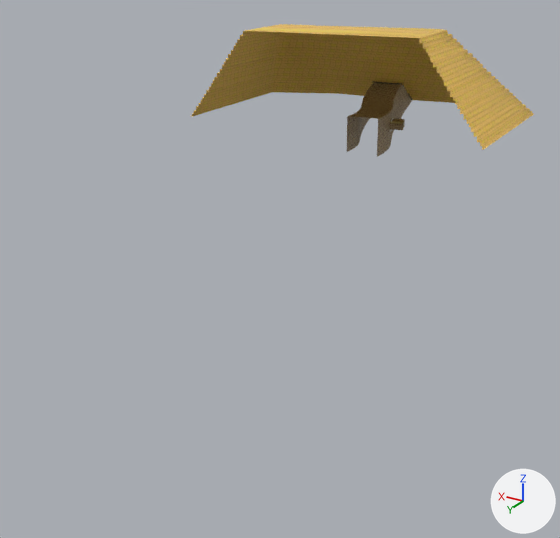
One commit to the Blender file Blender Models/SandGlide/SandGlide.blend: the scene before it, then after it.
The view is the same before and after, from a 50 mm camera at (-114.0, 315.0, 49.0) aimed at (3.0, 119.0, -49.0). The axes (+X, +Y, +Z) are drawn at lower right. The lights are the same throughout.

Script lines for the objects in view, before the commit:
```python
me_plane_013 = bpy.data.meshes.new('Plane.013')
me_plane_013.from_pydata(...)  # 630 vertices, 531 faces; spans x -45.6..59.2, y -5.1..60.0, z -2.2..29.4
me_plane_013.polygons.foreach_set('use_smooth', [True] * 531)
me_plane_013.materials.append(mat_capsuleout_png)  # picture img_capsuleout_png
me_plane_018 = bpy.data.meshes.new('Plane.018')
me_plane_018.from_pydata(...)  # 132 vertices, 117 faces; spans x -19.9..0.1, y -1.2..40.7, z -11.5..8.2
me_plane_018.materials.append(mat_kz_sdblock00_png)  # picture img_kz_sdblock00_png
ob_plane_006 = bpy.data.objects.new('Plane.006', me_plane_018)
ob_plane_006.location = (7.1, 35.7, -9.2)
ob_pryamid = bpy.data.objects.new('PRYAMID', me_plane_013)
ob_pryamid.location = (-6.7, 39.6, -7.2)
```
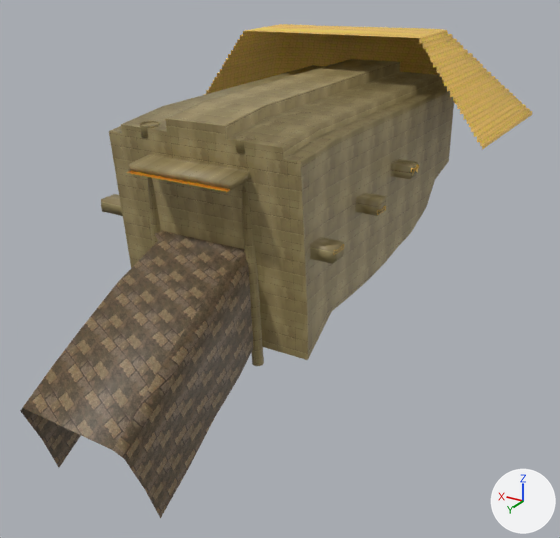
Boxes [x1, y1, x2, y2] around the edits, measured in the pictures (560 x 538 px):
'Plane.011', added (yellow)
    after: [101, 59, 454, 359]
'Plane.027', added (brown)
    after: [20, 231, 253, 518]
'Plane.021', added (yellow)
    after: [109, 119, 308, 360]
'Plane.023', added (brown)
    after: [235, 135, 264, 366]
'Plane.024', added (brown)
    after: [140, 121, 161, 246]
'Plane.025', added
    after: [126, 171, 230, 192]
'Plane.017', added
    after: [377, 164, 419, 215]
'Plane.018', added
    after: [333, 244, 344, 255]
'Plane.006', unchanged, covered by the edit
    before: [347, 82, 412, 157]

Edits to the bpy script that builds the scene:
```text
Add ob_plane_011:
    ob_plane_011 = bpy.data.objects.new('Plane.011', me_plane_007)  # 272 vertices, 492 faces; spans x -17.6..54.7, y -12.0..89.2, z -26.1..33.7; in mat_un_wall00_png (picture img_un_wall00_png)
    ob_plane_011.location = (-20.4, 80.6, -23.2)
Add ob_plane_017:
    ob_plane_017 = bpy.data.objects.new('Plane.017', me_plane_019)  # 174 vertices, 146 faces, 1 loose edge; spans x -17.8..52.1, y 32.1..59.1, z 5.9..13.0; in mat_capsuleout_png (picture img_capsuleout_png)
    ob_plane_017.location = (-20.4, 80.6, -23.2)
Add ob_plane_018:
    ob_plane_018 = bpy.data.objects.new('Plane.018', me_plane_032)  # 86 vertices, 72 faces, 1 loose edge; spans x -17.8..52.1, y 78.1..83.2, z 1.4..4.5; in mat_capsuleout_png (picture img_capsuleout_png)
    ob_plane_018.location = (-20.4, 80.6, -23.2)
Add ob_plane_021:
    ob_plane_021 = bpy.data.objects.new('Plane.021', me_plane_000)  # 66 vertices, 40 faces; spans x -11.7..44.4, y 84.0..95.8, z -26.1..32.0; in mat_un_wall00_png (picture img_un_wall00_png)
    ob_plane_021.location = (-20.4, 80.6, -23.2)
Add ob_plane_023:
    ob_plane_023 = bpy.data.objects.new('Plane.023', me_plane_004)  # 80 vertices, 64 faces; spans x -11.0..-6.1, y 66.4..73.2, z -19.7..41.1; in mat_un_wall00_png (picture img_un_wall00_png)
    ob_plane_023.location = (-7.7, 96.7, -35.0)
Add ob_plane_024:
    ob_plane_024 = bpy.data.objects.new('Plane.024', me_plane_005_1)  # 80 vertices, 64 faces; spans x 17.5..22.7, y 66.4..73.1, z -19.7..41.1; in mat_un_wall00_png (picture img_un_wall00_png)
    ob_plane_024.location = (-7.7, 96.7, -35.0)
Add ob_plane_025:
    ob_plane_025 = bpy.data.objects.new('Plane.025', me_plane_009)  # 32 vertices, 21 faces; spans x 2.4..33.0, y 83.5..97.1, z -24.7..20.2; in mat_jumbdeathsandstream_png (picture img_jumbdeathsandstream_png)
    ob_plane_025.location = (-20.4, 80.6, -23.2)
Add ob_plane_027:
    ob_plane_027 = bpy.data.objects.new('Plane.027', me_plane_012)  # 48 vertices, 35 faces; spans x 1.8..34.7, y 84.1..137.9, z -49.7..1.0; in mat_kz_walltile3_png (picture img_kz_walltile3_png)
    ob_plane_027.location = (-20.4, 80.6, -23.2)
```
